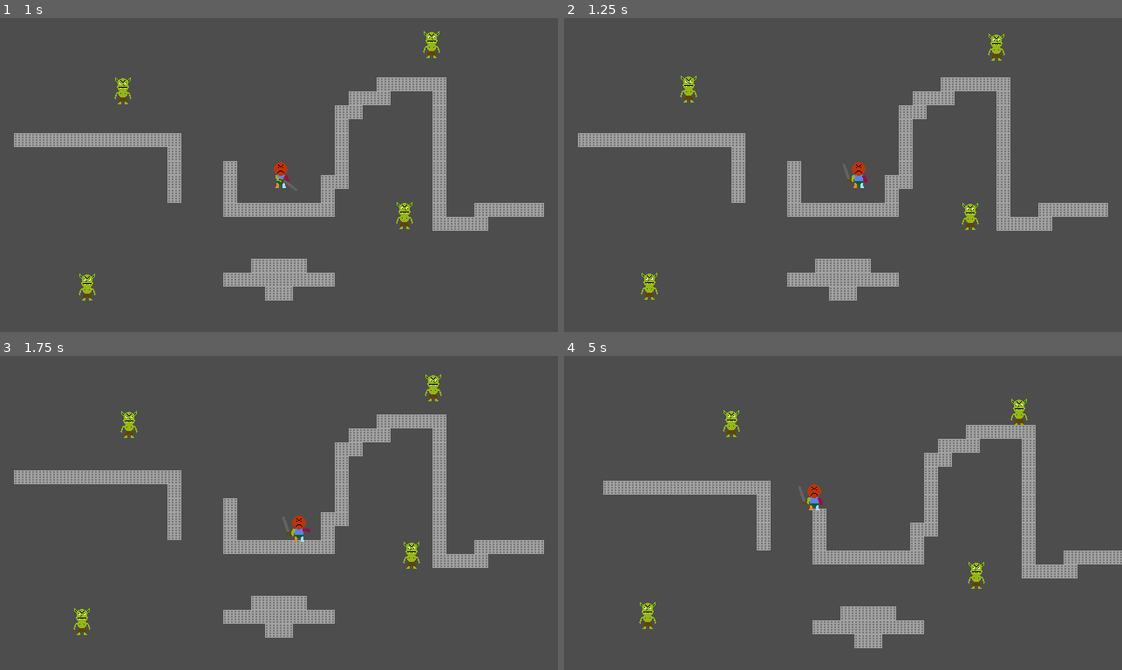
Above: before the commit, frames 1-4 (two rows, left to right).
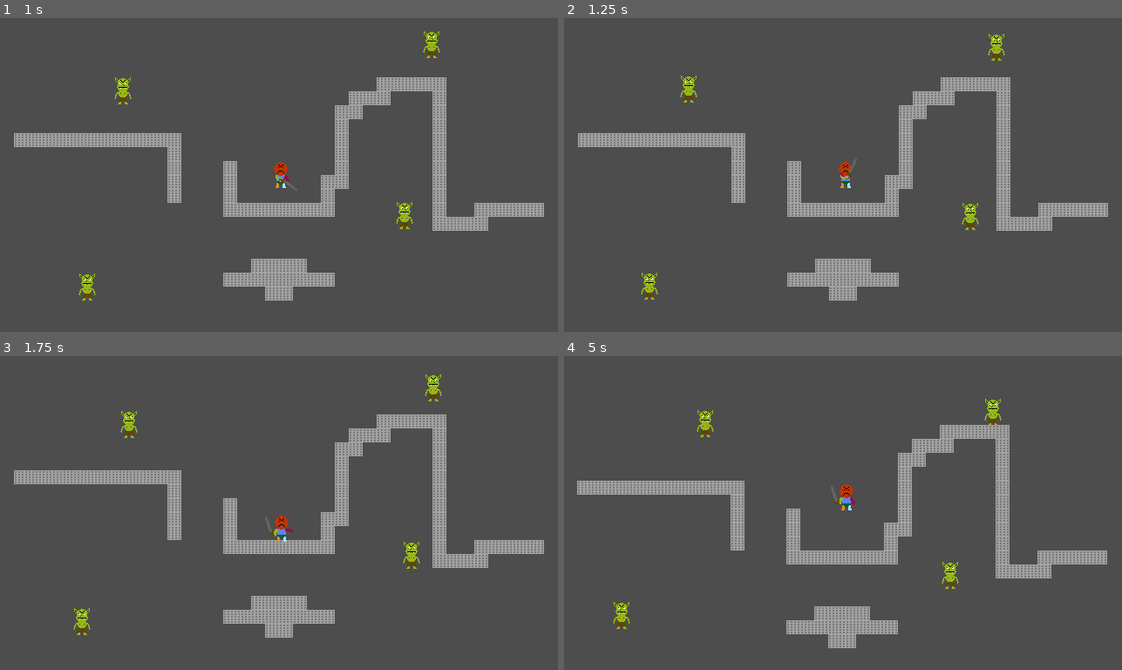
Above: after the commit, the same moments.

Repository: BrandonManuel/dungeon-crawl
Game: Godot game, scene res://Assets/Scenes/game.tscn
Same seed, same stepped clock (60 frames per second), same inputs: the game is played once before the commit and once after it.
Inputs (mouse positions are in pixels of both pictures, inside the frame that each line leads up to):
- Up to frame 1 (1 s): move the mouse to (401, 159) at 0.52 s; hold D (move_right) from 0.53 s (still down); hold Shift (block) from 0.53 s (still down); click (401, 159) at 0.6 s
- Up to frame 2 (1.25 s): keep holding D (move_right); keep holding Shift (block)
- Up to frame 3 (1.75 s): move the mouse to (167, 528) at 1.27 s; release D (move_right) at 1.28 s; release Shift (block) at 1.28 s; hold S (move_down) from 1.28 s (still down); tap Shift (block) at 1.35 s; right-click (167, 528) at 1.55 s
- Up to frame 4 (5 s): move the mouse to (898, 443) at 2.02 s; release S (move_down) at 2.03 s; hold D (move_right) 2.03-2.78 s; right-click (898, 443) at 2.1 s; click (898, 443) at 2.3 s; move the mouse to (815, 575) at 2.77 s; hold W (move_up) 2.78-3.53 s; click (815, 575) at 2.85 s; tap Shift (block) at 3.05 s; move the mouse to (1010, 560) at 3.52 s; hold Shift (block) 3.53-4.28 s; hold A (move_left) from 3.53 s (still down); right-click (1010, 560) at 3.8 s; move the mouse to (675, 465) at 4.27 s; right-click (675, 465) at 4.35 s; click (675, 465) at 4.55 s

Frame 1 is identical in both runs. In frame 2, 0.3% of the frame differs, in the area x 49-55%, y 45-55%; in frame 3, 0.3%; in frame 4, 13%, in the area x 2-100%, y 13-94%.

Commit message:
Small bug fix for setting hand rotation back to 0 when parrying + allowing player to hold block and attack/parry out of block and then continue holding block to go back to blocking

Diff:
--- a/Assets/Scenes/player.tscn
+++ b/Assets/Scenes/player.tscn
@@ -667,6 +667,18 @@
 "transitions": PackedFloat32Array(1, 1, 1),
 "update": 1,
 "values": [Vector2(-10, 6), Vector2(-10, 7), Vector2(-10, 6)]
+}
+tracks/2/type = "value"
+tracks/2/imported = false
+tracks/2/enabled = true
+tracks/2/path = NodePath("Hand:rotation")
+tracks/2/interp = 1
+tracks/2/loop_wrap = true
+tracks/2/keys = {
+"times": PackedFloat32Array(0),
+"transitions": PackedFloat32Array(1),
+"update": 0,
+"values": [0.0]
 }
 
 [sub_resource type="AnimationLibrary" id="AnimationLibrary_c3tg1"]
--- a/Assets/Scripts/player.gd
+++ b/Assets/Scripts/player.gd
@@ -127,7 +127,8 @@
 
 func handle_block() -> void:
 	var block := Input.is_action_just_pressed("block")
-	if block and not is_attacking and not is_blocking and can_act:
+	var holding_block := Input.is_action_pressed("block")
+	if block or holding_block and not is_attacking and not is_blocking and can_act:
 		movement_enabled = false
 		is_blocking = true
 		animation_player.play('blocking (no shield)')
@@ -145,7 +146,9 @@
 		is_parrying = true
 		is_blocking = false
 		can_act = false
+		animation_player.play('RESET')
 		animation_player.play('parry')
+
 
 func set_attack_delay(attack_delay: float):
 	for animation in animation_player.get_animation_list():
